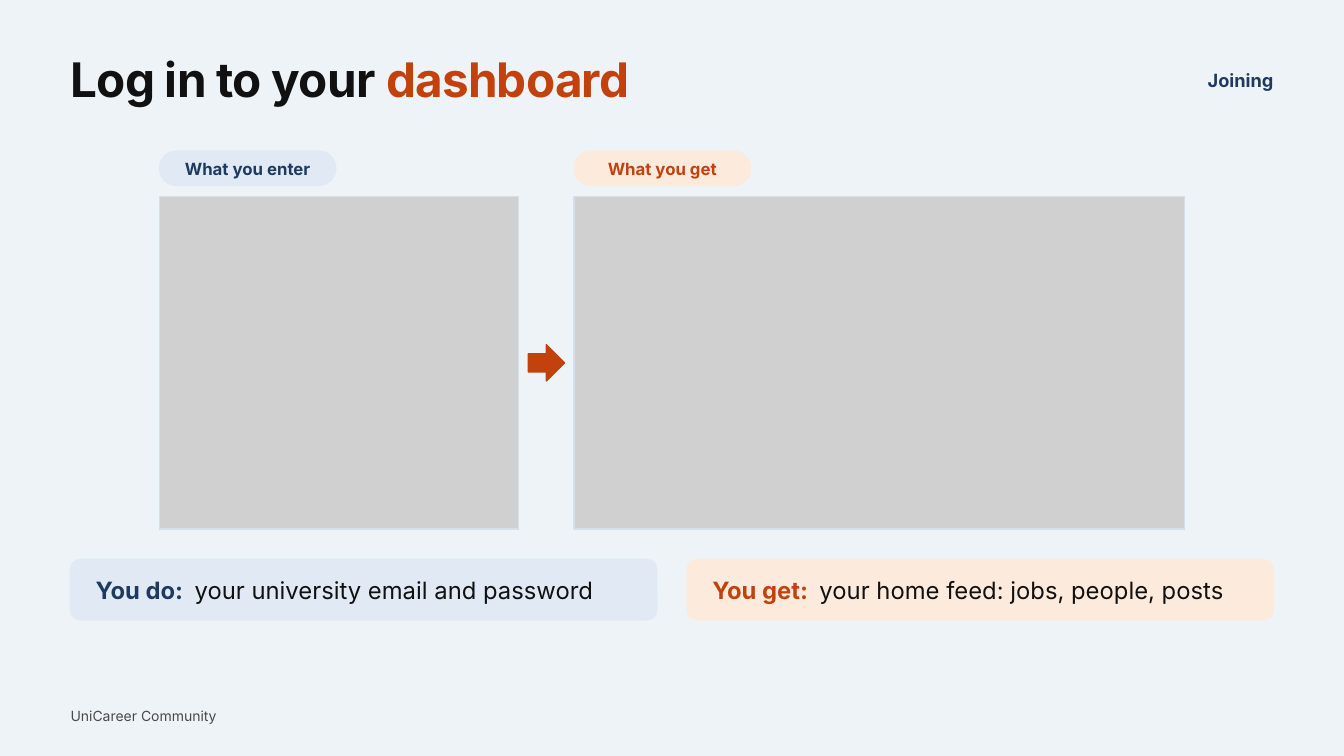
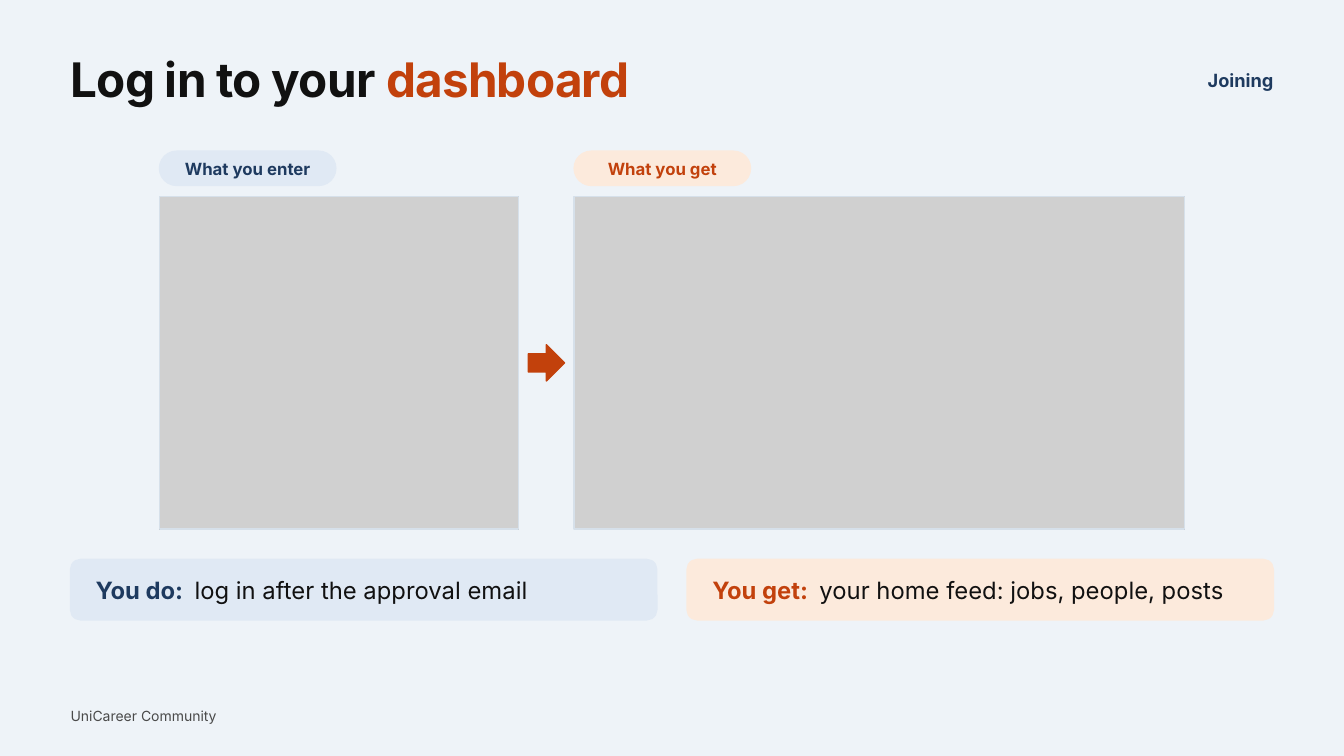
Before and after one commit to sooooojib/CAMPUS_JOB_HUNTING, a slide deck: slide 9 of presentation/UniCareer_Chapter5.pptx. Drawn at 1344x756 pixels with LibreOffice and Linux fonts; fonts in the diff are those of the drawing; grey boxes stand for pictures. Boxes give left, top, right and bottom in pixels: in the first picture for what was removed or moved away, otherwise in the second. Text is boxed around its words. In the diff, an @@ line names an element or a change of style, - is before the commit and + after.

Commit message:
docs: align all architectural, security, API, and workflow docs with two-stage verification and approval lifecycle

```diff
--- a/presentation/UniCareer_Chapter5.pptx
+++ b/presentation/UniCareer_Chapter5.pptx
@@ text at (96, 581, 528, 604): text changed @@
-You do: your university email and password
+You do: log in after the approval email
```
Also in this commit, not shown: 2 other slides changed, 1 slide removed, 19 other files.
